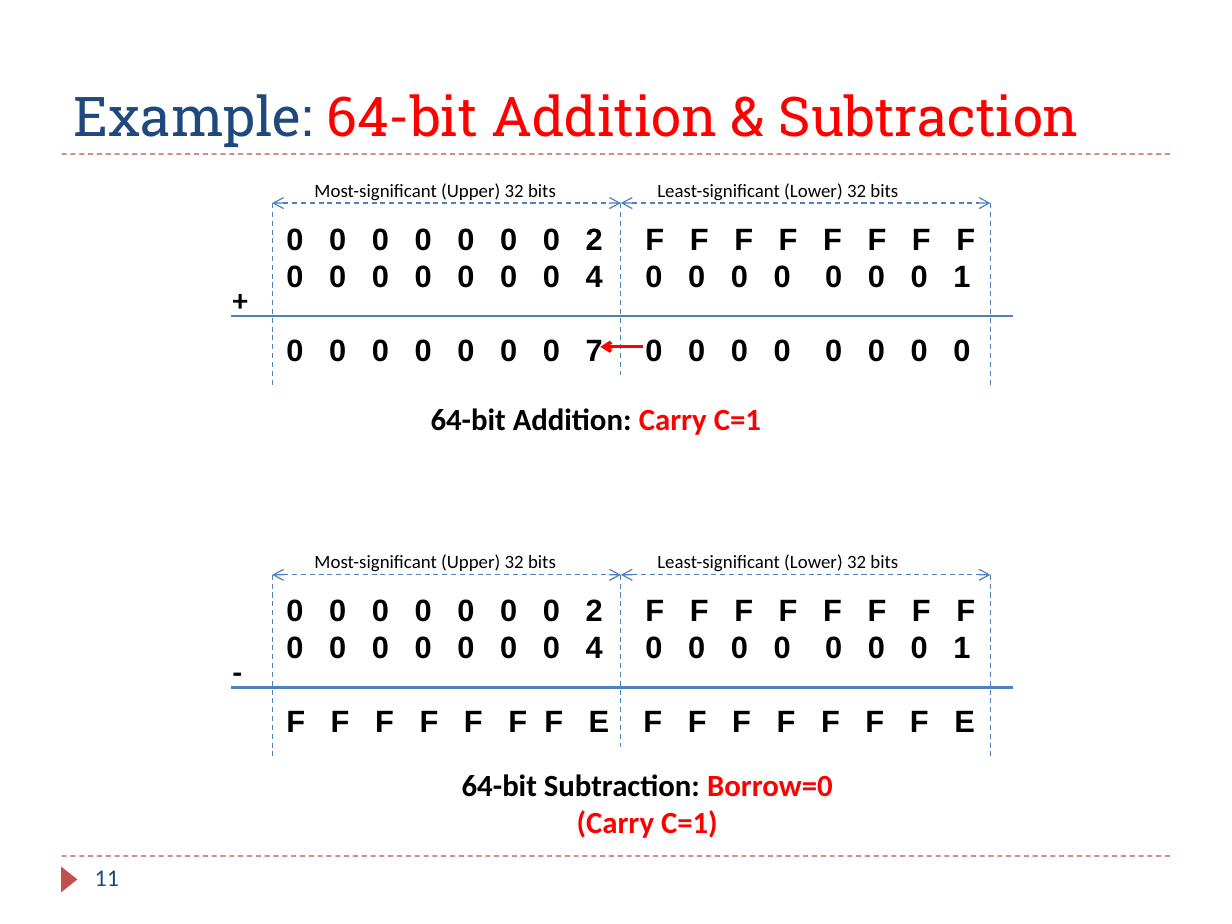
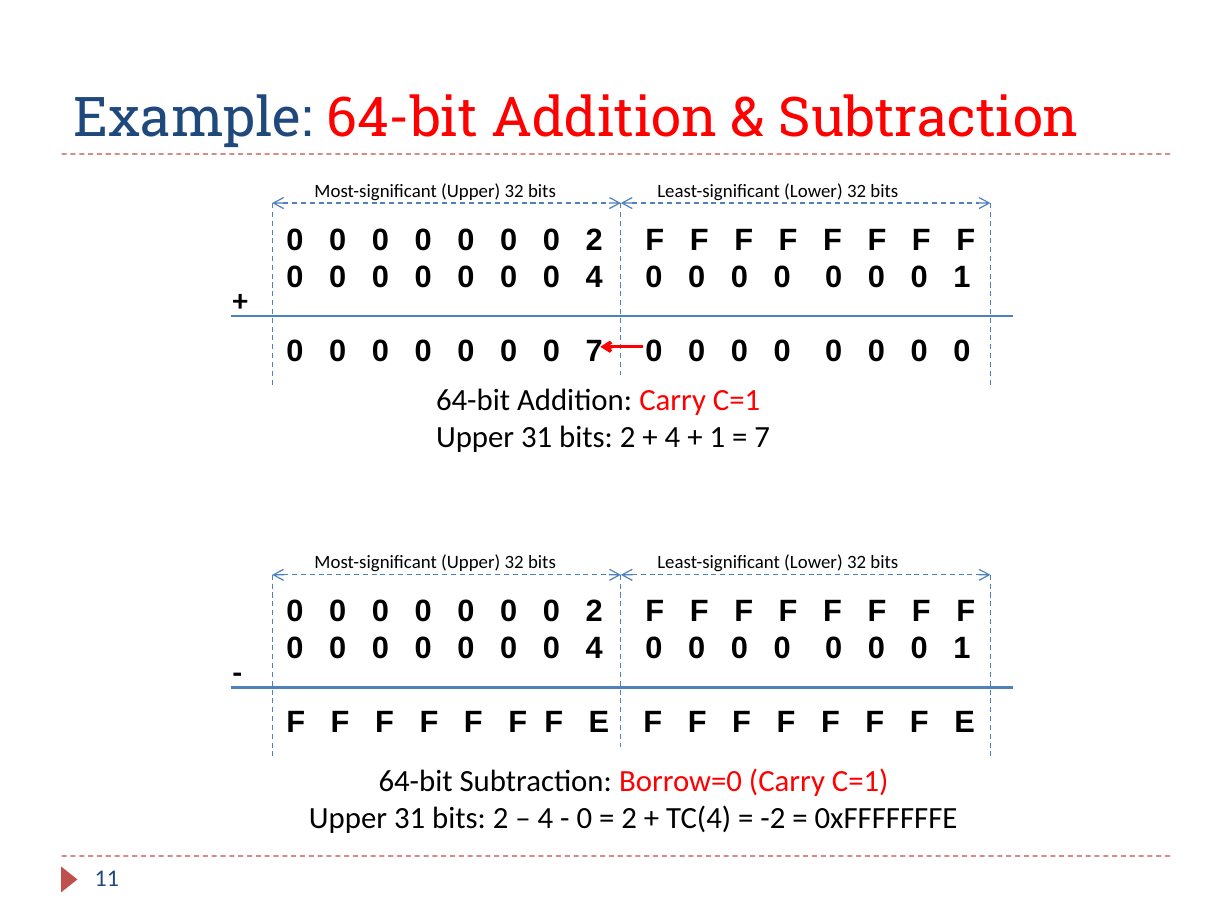
Before and after one commit to guhofstra/CSC111Fa25, a slide deck: slide 11 of PPTs/Ch4_ARM_Arithmetic_Logic.pptx. Drawn at 1232x924 pixels with LibreOffice and Linux fonts; fonts in the diff are those of the drawing. Boxes give left, top, right and bottom in pixels: in the first picture for what was removed or moved away, otherwise in the second. Text is boxed around its words. In the diff, an @@ line names an element or a change of style, - is before the commit and + after.

```diff
--- a/PPTs/Ch4_ARM_Arithmetic_Logic.pptx
+++ b/PPTs/Ch4_ARM_Arithmetic_Logic.pptx
@@ text "64-bit Addition: Carry C=1": place and size @@
-text "64-bit Addition: Carry C=1" at (431,408,761,435)
+text "64-bit Addition: Carry C=1" at (436,388,770,452)
@@ text at (436,388,760,415): bold off in "64-bit Addition: Carry C=1" @@
@@ text at (436,425,770,452): paragraph added @@
+Upper 31 bits: 2 + 4 + 1 = 7
@@ text at (309,768,958,833): text changed; bold off @@
-64-bit Subtraction: Borrow=0
-(Carry C=1)
+64-bit Subtraction: Borrow=0 (Carry C=1)
+Upper 31 bits: 2 – 4 - 0 = 2 + TC(4) = -2 = 0xFFFFFFFE
```
Also in this commit, not shown: 3 other slides changed, 2 other files.
